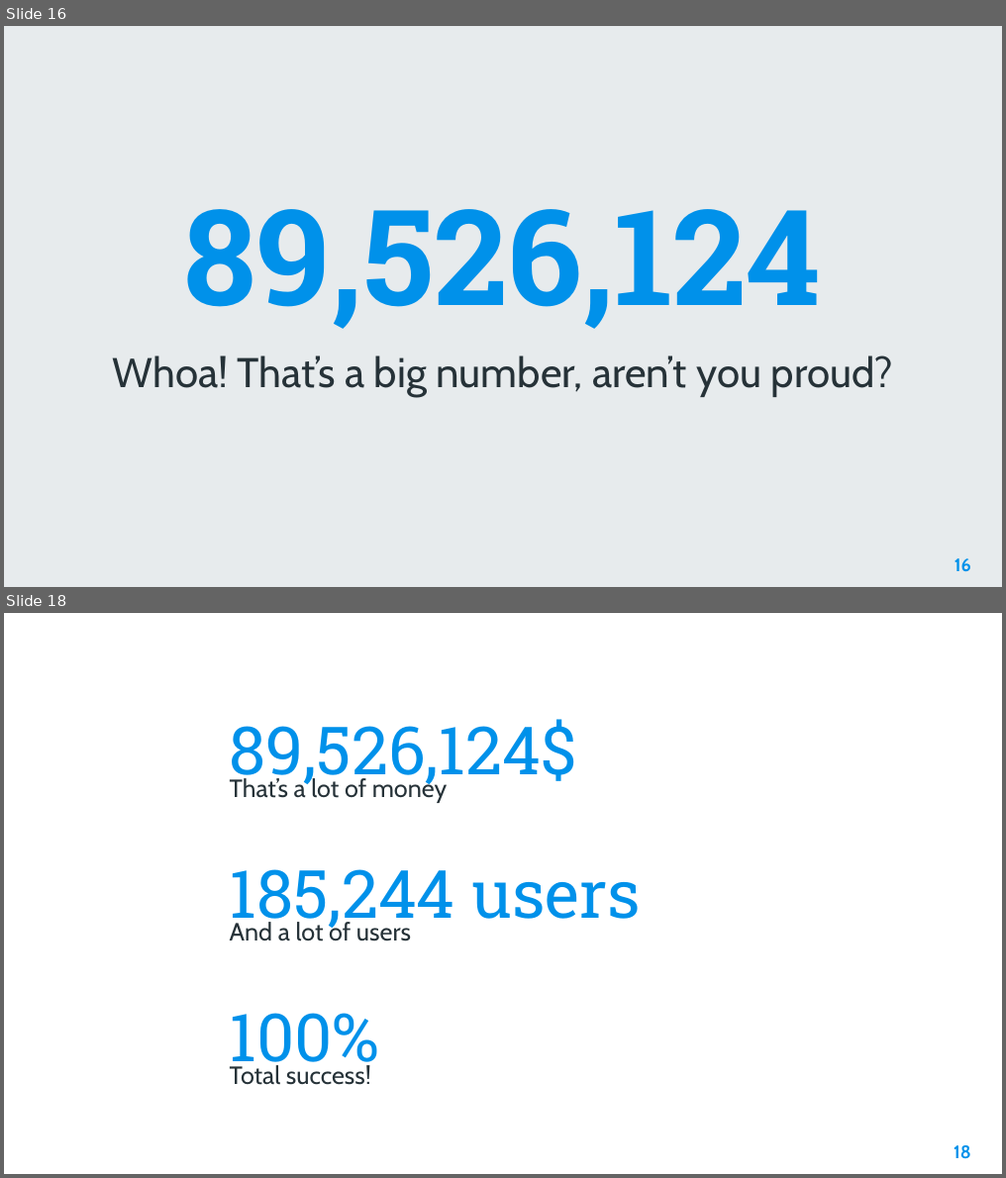
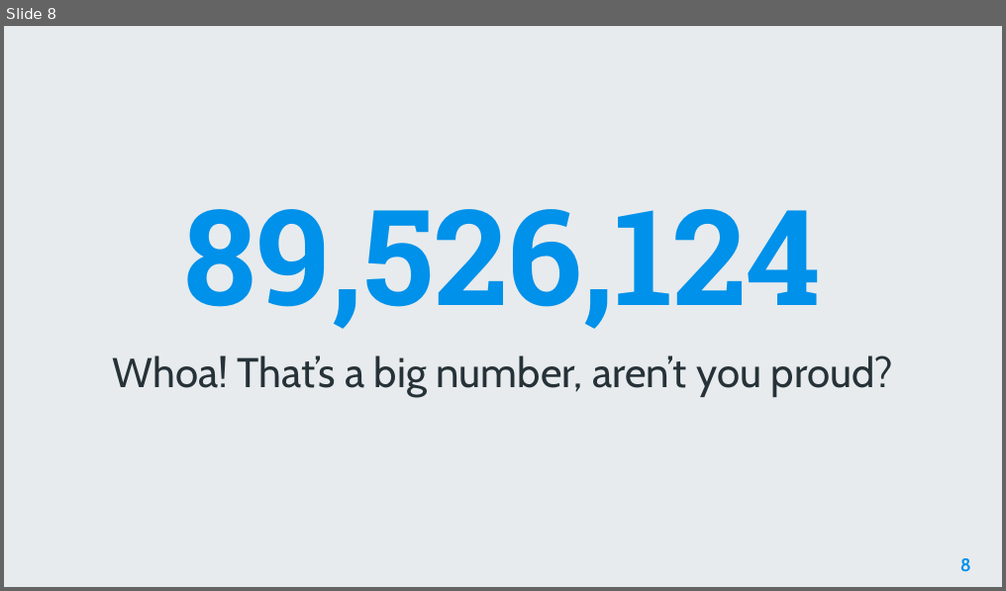
Before and after one commit to AleeRezaa/learn-python, a slide deck: Python.pptx. Shown one above the other, each under a label of ours: slides 16 and 18 before the commit, slide 8 after it; the slides between them are not shown. The pictures are 1006x1178 and 1006x591 pixels, drawn with LibreOffice and Linux fonts; fonts in the diff are those of the drawing; background and template pictures are left out. Boxes give left, top, right and bottom in pixels: in the first picture for what was removed or moved away, otherwise in the second. Text is boxed around its words. In the diff, an @@ line names an element or a change of style, - is before the commit and + after.

```diff
--- a/Python.pptx
+++ b/Python.pptx
@@ slide 18 removed at (x1=4, y1=613, x2=1002, y2=1174), background picture (left out) @@
@@ title removed at (x1=230, y1=719, x2=577, y2=790) @@
-89,526,124$
@@ subtitle removed at (x1=230, y1=776, x2=448, y2=803) @@
-That’s a lot of money
@@ title removed at (x1=230, y1=869, x2=642, y2=934) @@
-185,244 users
@@ subtitle removed at (x1=230, y1=920, x2=411, y2=942) @@
-And a lot of users
@@ title removed at (x1=230, y1=1013, x2=380, y2=1077) @@
-100%
@@ subtitle removed at (x1=230, y1=1065, x2=371, y2=1085) @@
-Total success!
@@ page number removed at (x1=953, y1=1146, x2=971, y2=1159) @@
-18
@@ what was slide 16 is now slide 8 @@
@@ page number at (x1=960, y1=559, x2=971, y2=571): text changed @@
-16
+8
```
Also in this commit, not shown: 2 slides changed, 5 slides added, 36 other slides removed.
